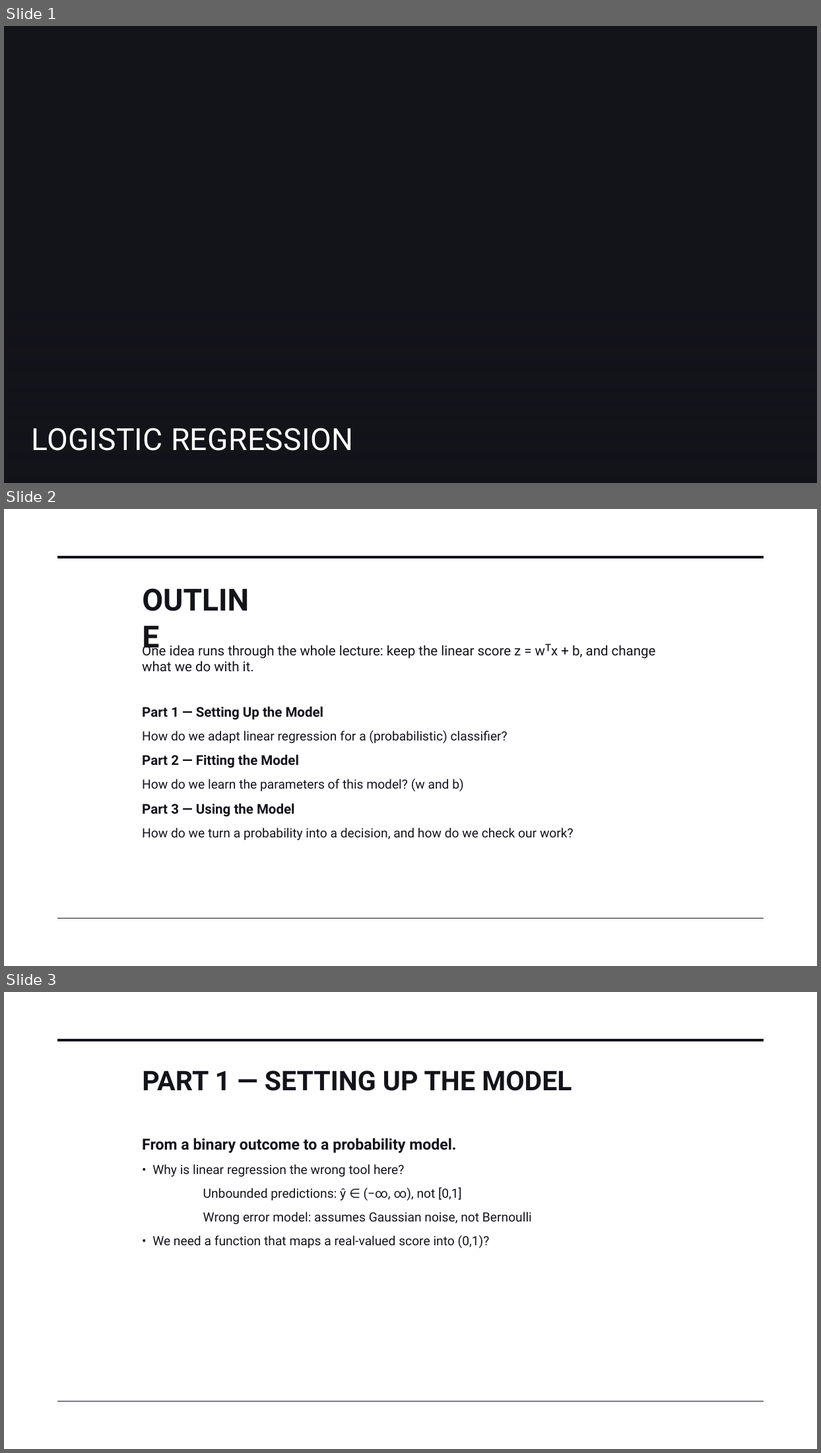
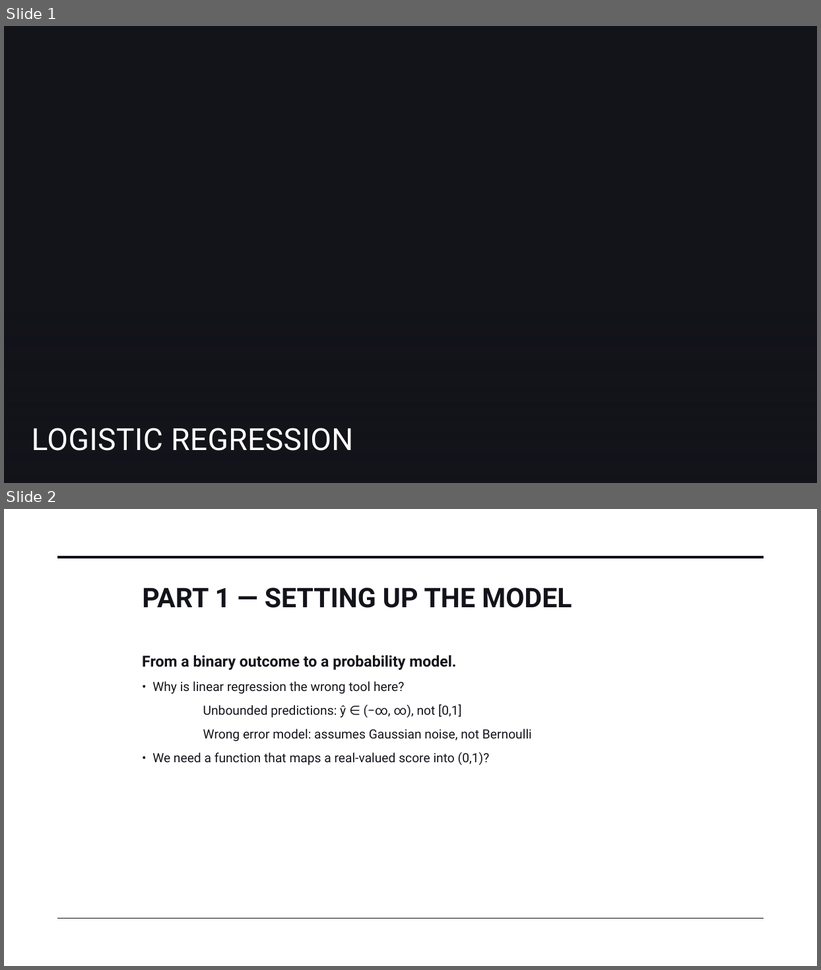
Before and after one commit to STAT-486-Fall-2026/course-content, a slide deck: slides/11-logistic-regression.pptx. Shown one above the other, each under a label of ours: slides 1, 2 and 3 before the commit, slides 1 and 2 after it. The pictures are 821x1453 and 821x970 pixels, drawn with LibreOffice and Linux fonts; fonts in the diff are those of the drawing; background and template pictures are left out. Boxes give left, top, right and bottom in pixels: in the first picture for what was removed or moved away, otherwise in the second. Text is boxed around its words. In the diff, an @@ line names an element or a change of style, - is before the commit and + after.

Commit message:
minor slide reorg (after class)

```diff
--- a/slides/11-logistic-regression.pptx
+++ b/slides/11-logistic-regression.pptx
@@ slide 2 removed at (4, 509, 817, 966), background #FFFFFF; not listed: 2 template elements that a slide beside it also shows @@
@@ text removed at (137, 578, 268, 621) @@
-OUTLINE
@@ text removed at (142, 643, 656, 840) @@
-One idea runs through the whole lecture: keep the linear score z = wᵀx + b, and change what we do with it.
-Part 1 — Setting Up the Model
-How do we adapt linear regression for a (probabilistic) classifier?
-Part 2 — Fitting the Model
-How do we learn the parameters of this model? (w and b)
-Part 3 — Using the Model
-How do we turn a probability into a decision, and how do we check our work?
@@ what was slide 3 is now slide 2 @@
```
Also in this commit, not shown: 1 other file.
